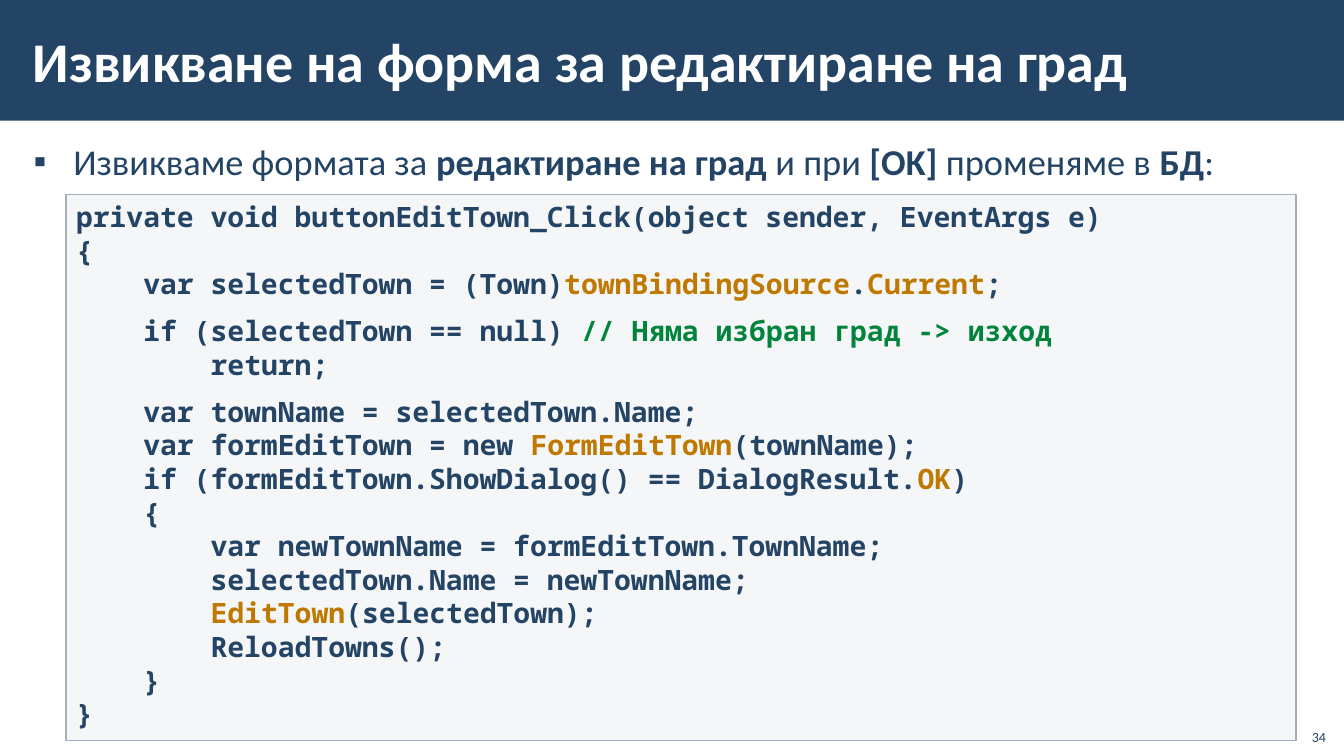
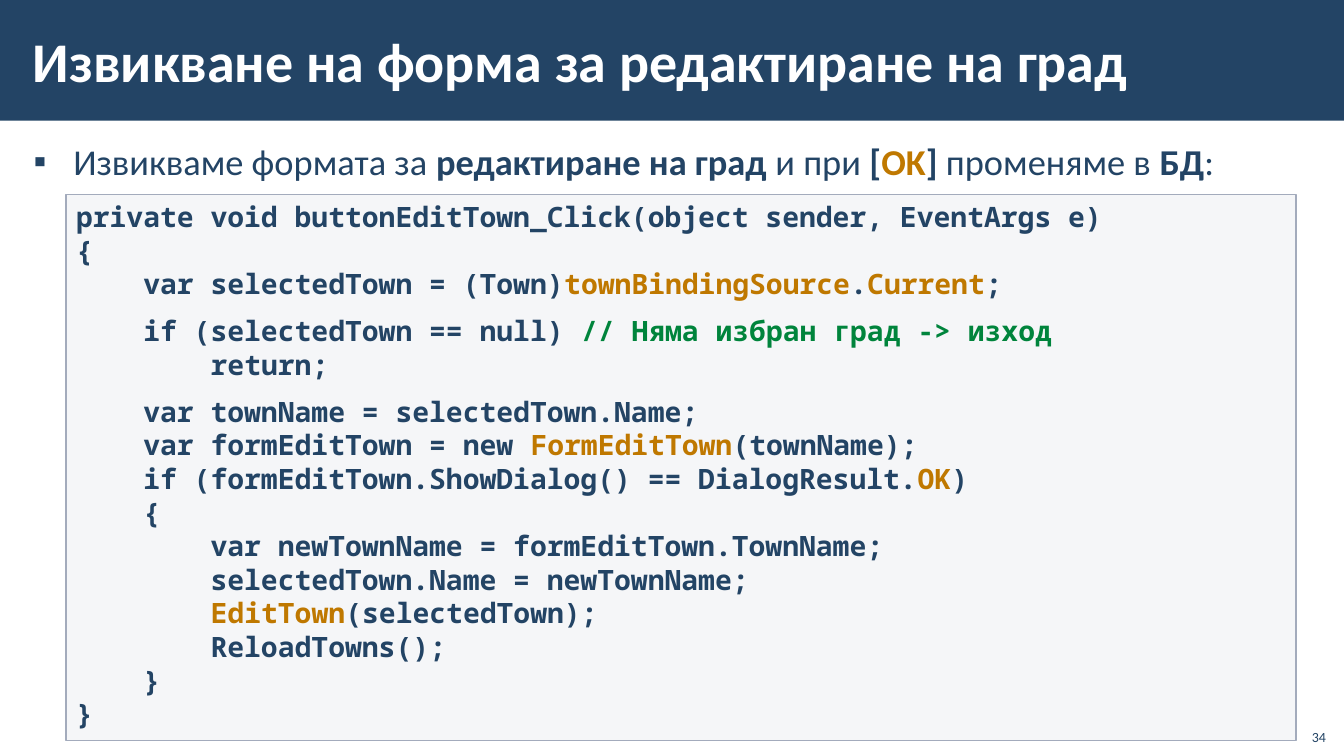
Before and after one commit to BG-IT-Edu/School-Programming, a slide deck: slide 34 of Courses/Software-Sciences/Module-4-Information-Systems-New/06-CRUD-with-EF-and-Windows-Forms/06-CRUD-with-EF-Core-and-Windows-Forms.pptx. Drawn at 1344x756 pixels with LibreOffice and Linux fonts; fonts in the diff are those of the drawing; background and template pictures are left out. Boxes give left, top, right and bottom in pixels: in the first picture for what was removed or moved away, otherwise in the second. Text is boxed around its words. In the diff, an @@ line names an element or a change of style, - is before the commit and + after.

```diff
--- a/Courses/Software-Sciences/Module-4-Information-Systems-New/06-CRUD-with-EF-and-Windows-Forms/06-CRUD-with-EF-Core-and-Windows-Forms.pptx
+++ b/Courses/Software-Sciences/Module-4-Information-Systems-New/06-CRUD-with-EF-and-Windows-Forms/06-CRUD-with-EF-Core-and-Windows-Forms.pptx
@@ text "Извикваме формата за редактиране на ..." at box(73, 148, 1215, 181): text colour #234465 to #BF7800 in "[OK]" @@
```
Also in this commit, not shown: 5 other slides changed.
